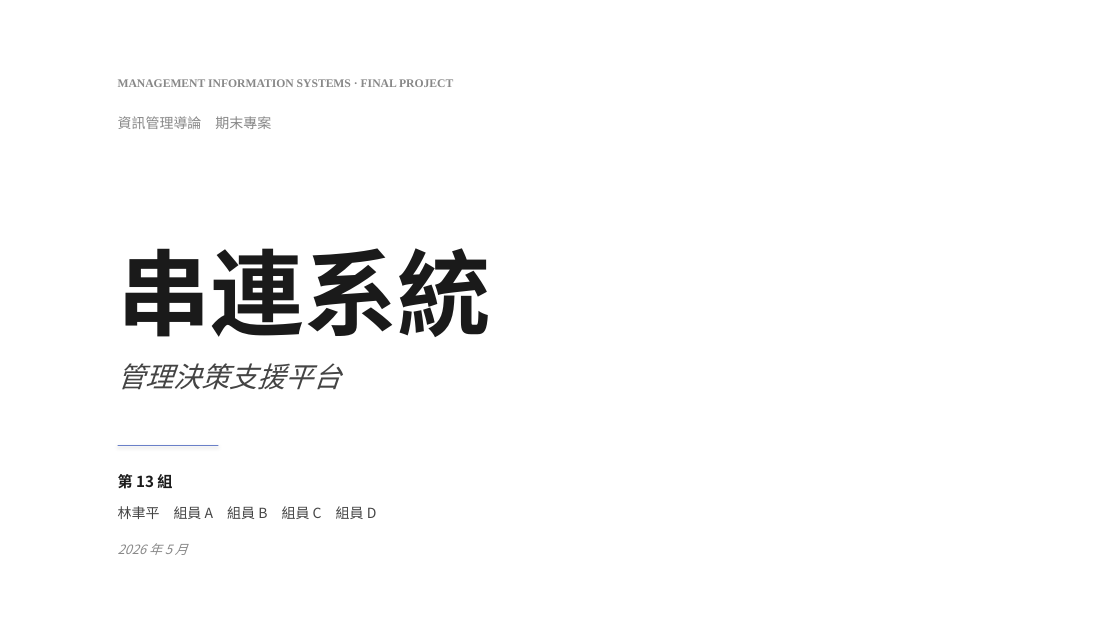
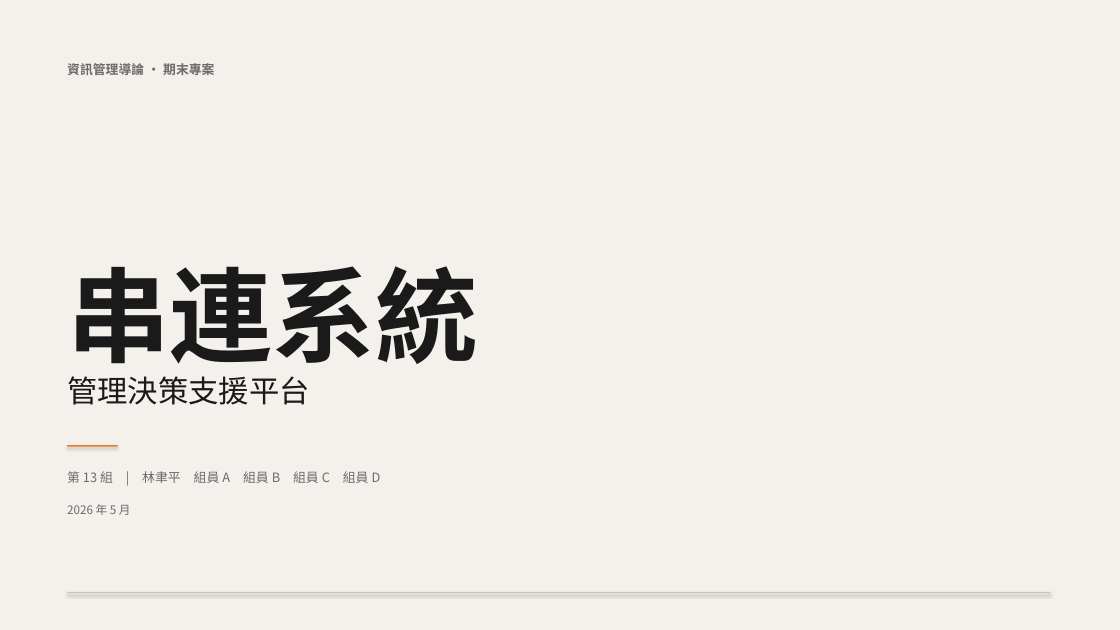
Before and after one commit to Peter2594/chuanlien-system-v2, a slide deck: slide 1 of docs/串連系統_簡報.pptx. Drawn at 1120x630 pixels with LibreOffice and Linux fonts; fonts in the diff are those of the drawing. Boxes give left, top, right and bottom in pixels: in the first picture for what was removed or moved away, otherwise in the second. Text is boxed around its words. In the diff, an @@ line names an element or a change of style, - is before the commit and + after.

```diff
--- a/docs/串連系統_簡報.pptx
+++ b/docs/串連系統_簡報.pptx
@@ rectangle at <box>0,0,1120,630</box>: fill #FFFFFF to #F4F1ED @@
@@ text at <box>67,63,214,75</box>: text changed; size 12 to 11 pt; text colour #888888 to #6B6B6B; bold on @@
-資訊管理導論 期末專案
+資訊管理導論 · 期末專案
@@ text removed at <box>118,79,453,87</box> @@
-MANAGEMENT INFORMATION SYSTEMS · FINAL PROJECT
@@ text "串連系統": place and size @@
-text "串連系統" at <box>118,248,491,337</box>
+text "串連系統" at <box>67,266,478,381</box>
@@ text "串連系統" at <box>67,266,478,381</box>: size 80 to 88 pt @@
@@ text "管理決策支援平台": place and size @@
-text "管理決策支援平台" at <box>118,363,342,390</box>
+text "管理決策支援平台" at <box>67,376,310,405</box>
@@ text "管理決策支援平台" at <box>67,376,310,405</box>: size 24 to 26 pt, text colour #444444 to #1A1A1A, italic off @@
@@ rectangle: place and size @@
-rectangle at <box>118,445,218,446</box>
+rectangle at <box>67,445,118,447</box>
@@ rectangle at <box>67,445,118,447</box>: fill #1E40AF to #E67E22 @@
@@ text at <box>67,471,381,483</box>: text changed; size 12 to 11 pt; text colour #444444 to #6B6B6B @@
-林聿平 組員 A 組員 B 組員 C 組員 D
+第 13 組 | 林聿平 組員 A 組員 B 組員 C 組員 D
@@ text removed at <box>118,472,172,492</box> @@
-第 13 組
@@ text "2026 年 5 月": place and size @@
-text "2026 年 5 月" at <box>118,543,188,555</box>
+text "2026 年 5 月" at <box>67,504,131,515</box>
@@ text "2026 年 5 月" at <box>67,504,131,515</box>: size 11 to 10 pt, text colour #888888 to #6B6B6B, italic off; line spacing 1.55 to 1.2 @@
@@ rectangle added at <box>67,592,1050,593</box>, fill #C8C2B7 @@
```
Also in this commit, not shown: 9 other slides changed, 6 slides added, 6 slides removed, 1 other file.
